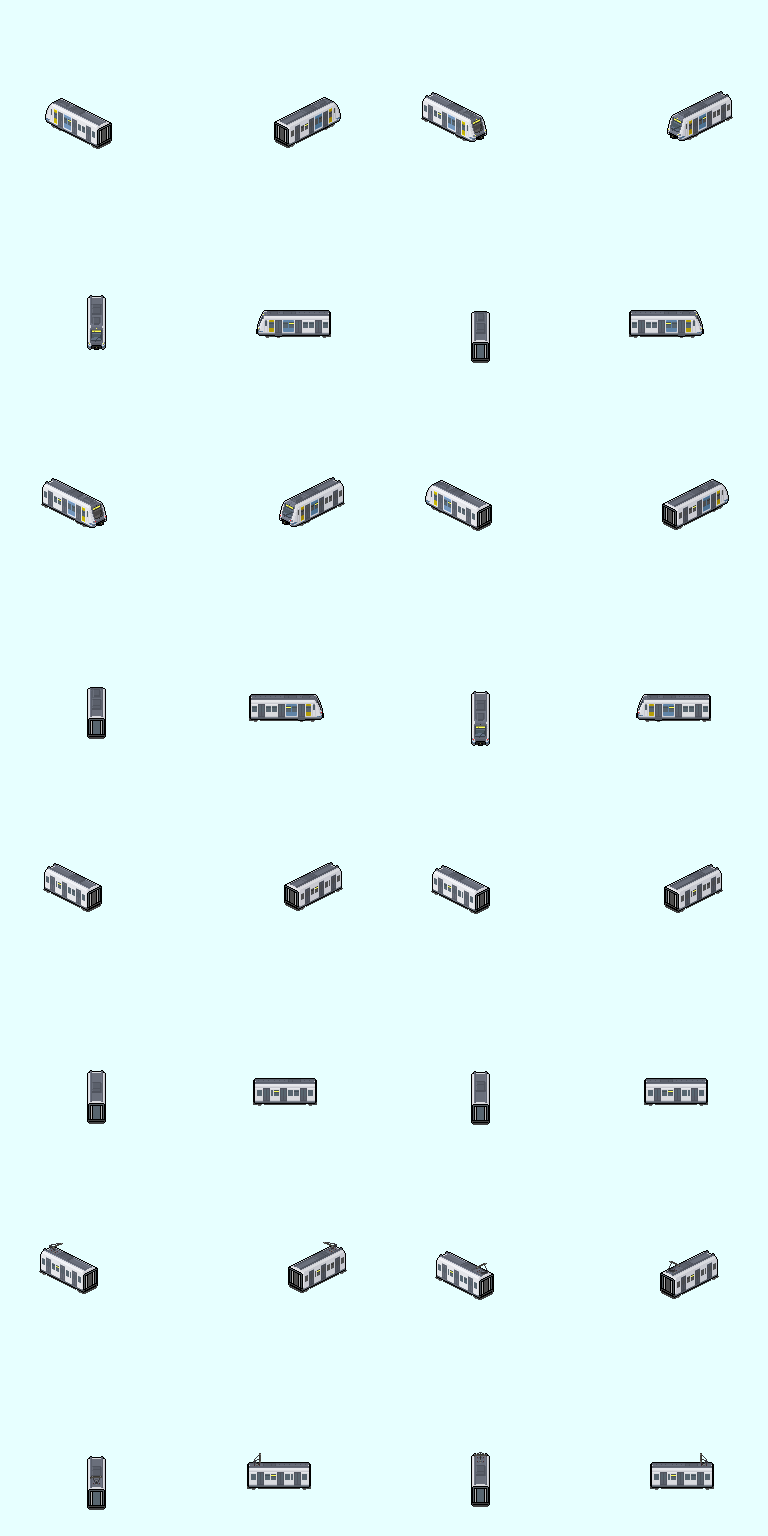
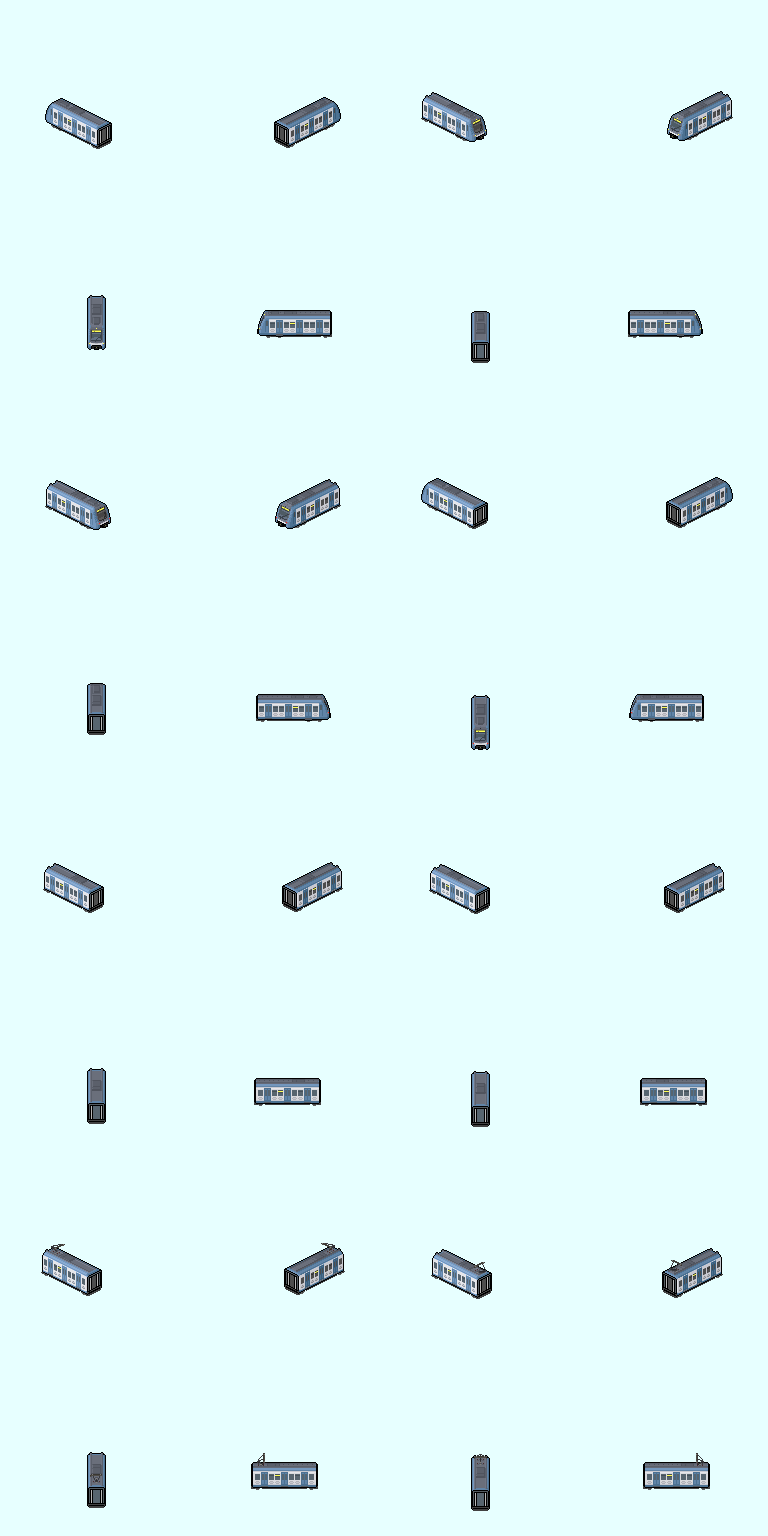
Layer changes from the first 768 × 1536 image to the second:
added layer "BR 422 #1" above "BR 422 copy #1" over [43, 93, 733, 1487]
added layer "BR 422 copy #1" above "BR 422 copy" over [39, 93, 733, 1511]
added layer "BR 422" above "BR 650 #1" over [39, 93, 733, 1511]
hid "BR 650 #1" over [43, 93, 731, 1486]
hid "BR 650 copy" over [39, 93, 733, 1511]
added layer "BR 650 #2" above "Electric_1998_BR_423_BWegt.png" over [88, 342, 489, 745]
